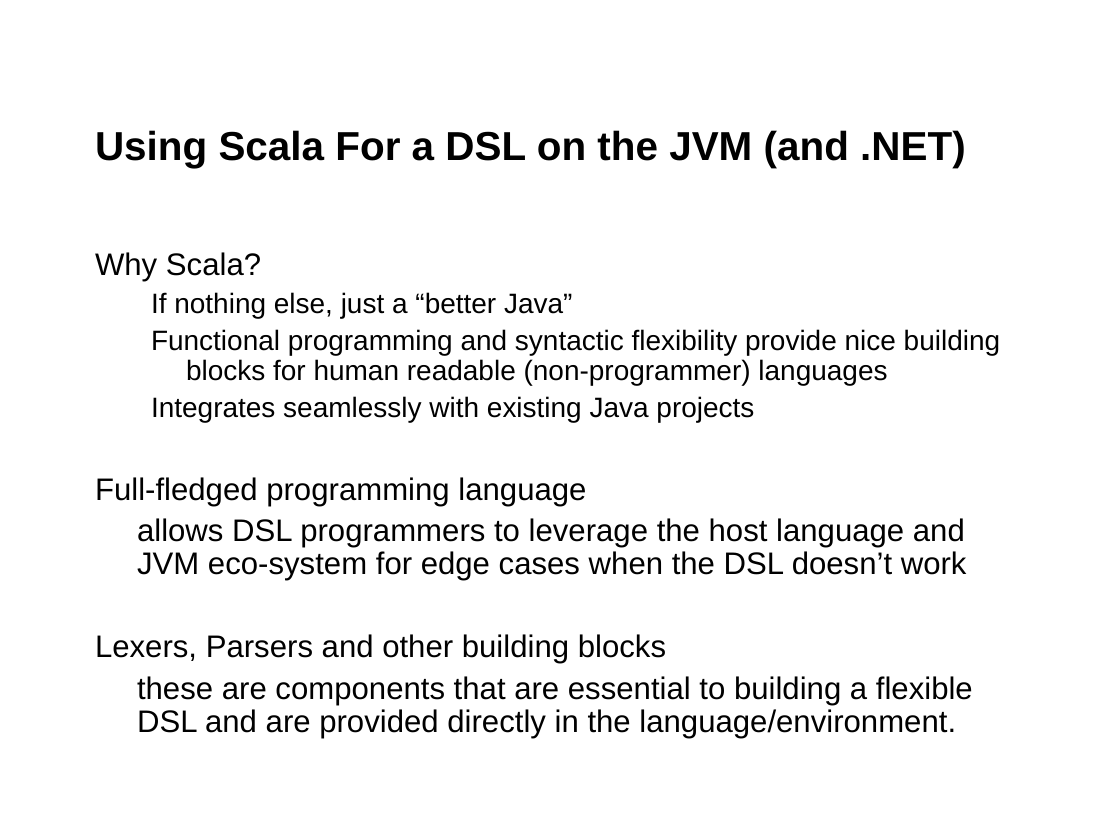
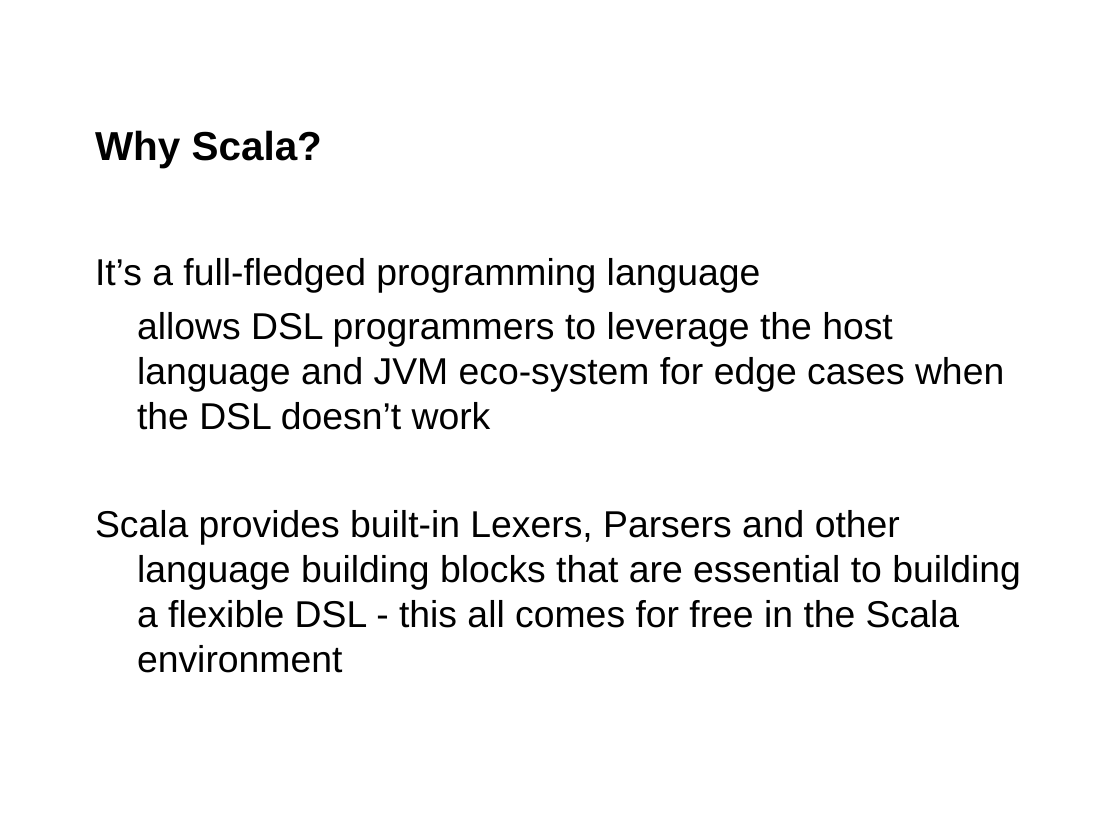
Before and after one commit to jgoodsen/agile2010, a slide deck: slide 7 of 03-scala.ppt (slide 6 before the commit). Drawn at 1120x840 pixels with LibreOffice and Linux fonts; fonts in the diff are those of the drawing; background and template pictures are left out. Boxes give left, top, right and bottom in pixels: in the first picture for what was removed or moved away, otherwise in the second. Text is boxed around its words. In the diff, an @@ line names an element or a change of style, - is before the commit and + after.

```diff
--- a/03-scala.ppt
+++ b/03-scala.ppt
@@ title at box(95, 130, 322, 168): text changed @@
-Using Scala For a DSL on the JVM (and .NET)
+Why Scala?
@@ text at box(95, 258, 761, 293): text changed; size 18 to 24 pt @@
-Why Scala?
-  If nothing else, just a “better Java”
-  Functional programming and syntactic flexibility provide nice building blocks for human readable (non-programmer) languages
-  Integrates seamlessly with existing Java projects
-Full-fledged programming language
+It’s a full-fledged programming language
@@ text at box(137, 312, 1004, 430): size 20 to 24 pt in "allows DSL programmers to leverage the host ..."; line spacing 0.9 to 1; more space between paragraphs @@
@@ text at box(95, 510, 1021, 673): text changed; size 20 to 24 pt @@
-Lexers, Parsers and other building blocks
-these are components that are essential to building a flexible DSL and are provided directly in the language/environment.
+Scala provides built-in Lexers, Parsers and other language building blocks that are essential to building a flexible DSL - this all comes for free in the Scala environment
```
Also in this commit, not shown: 5 other slides changed, 3 slides added, 2 slides removed, 10 other files.
